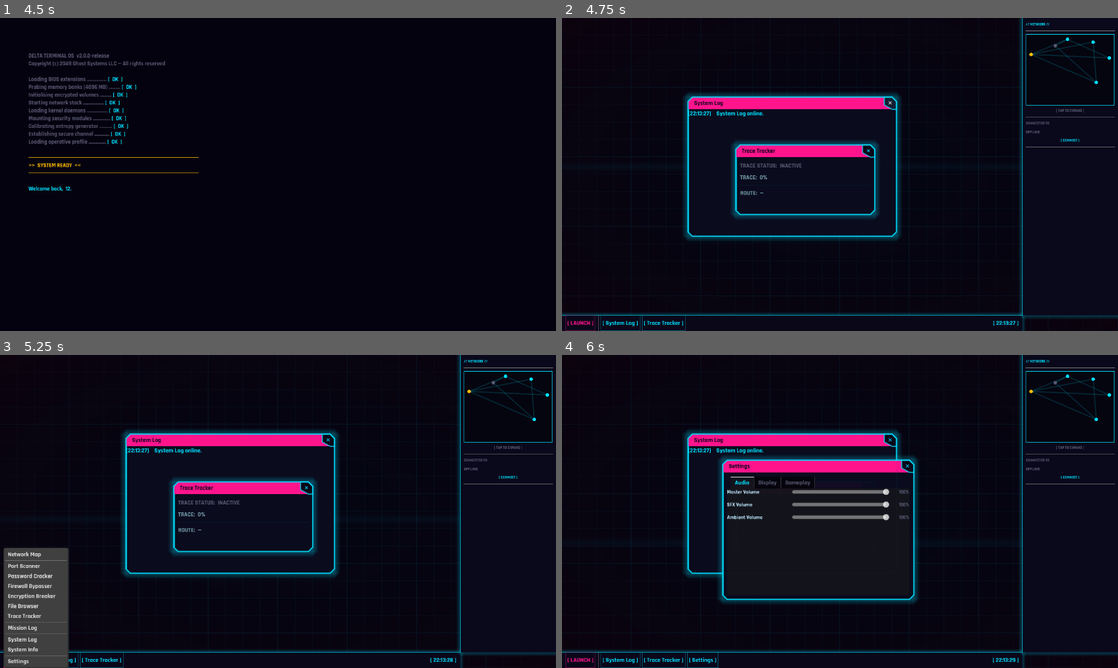
Above: before the commit, frames 1-4 (two rows, left to right).
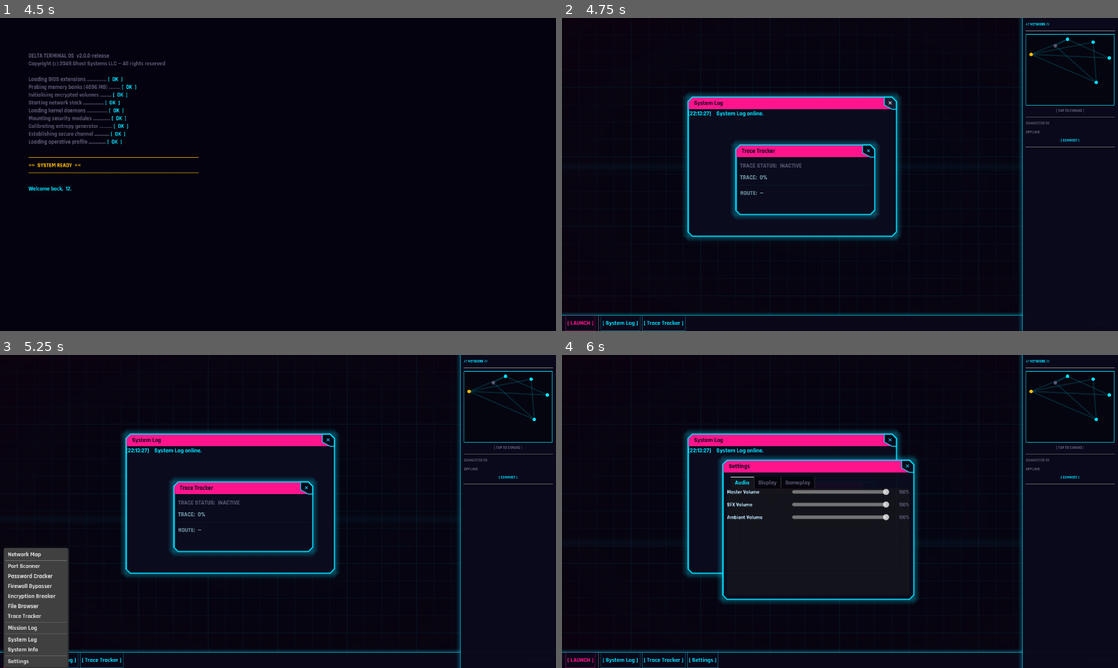
Above: after the commit, the same moments.

Repository: Sub-Xaero/Delta-Terminal-v2
Game: Godot game, scene res://scenes/main_menu.tscn
Two runs of this game, one before a commit and one after it. Both use one fixed random seed, a clock stepped at 60 frames per second and the inputs below.
Inputs (mouse positions are in pixels of both pictures, inside the frame that each line leads up to):
- Up to frame 1 (4.5 s): click "[ NEW GAME ]" at 0.5 s; click (278, 230) at 1.27 s; type "12" at 1.35 s; click "[ CONFIRM ]" at 2 s; move the mouse to (400, 158) at 2.77 s; click (400, 158) at 2.92 s; tap Enter at 3.5 s; drag from (166, 190) to (250, 237) at 3.52 s; tap Space at 4.25 s; move the mouse to (333, 105) at 4.27 s; click (333, 105) at 4.42 s
- Up to frame 2 (4.75 s): no input
- Up to frame 3 (5.25 s): click "[ LAUNCH ]" at 5 s
- Up to frame 4 (6 s): click "[ LAUNCH ]" at 5.75 s

Frame 1 is identical in both runs. In frame 2, 0.2% of the frame differs, in the area x 77-100%, y 94-100%; in frame 3, 0.2%; in frame 4, 0.2%.

Commit message:
Fix taskbar and sidebar layout to fill full screen width
Taskbar now spans the full 1280px width instead of stopping short of
the sidebar. Sidebar extends to the bottom edge instead of leaving a
gap. The sidebar renders on top of the taskbar's right end.

Diff:
--- a/scenes/desktop/desktop.tscn
+++ b/scenes/desktop/desktop.tscn
@@ -59,7 +59,6 @@
 anchor_right = 1.0
 anchor_bottom = 1.0
 offset_top = -36.0
-offset_right = -220.0
 script = ExtResource("3_tb")
 
 [node name="TaskItems" type="HBoxContainer" parent="Taskbar" unique_id=822785678]
@@ -87,7 +86,6 @@
 anchor_right = 1.0
 anchor_bottom = 1.0
 offset_left = -220.0
-offset_bottom = -36.0
 
 [node name="ContextMenu" type="PopupMenu" parent="." unique_id=2063644530]
 oversampling_override = 1.0
